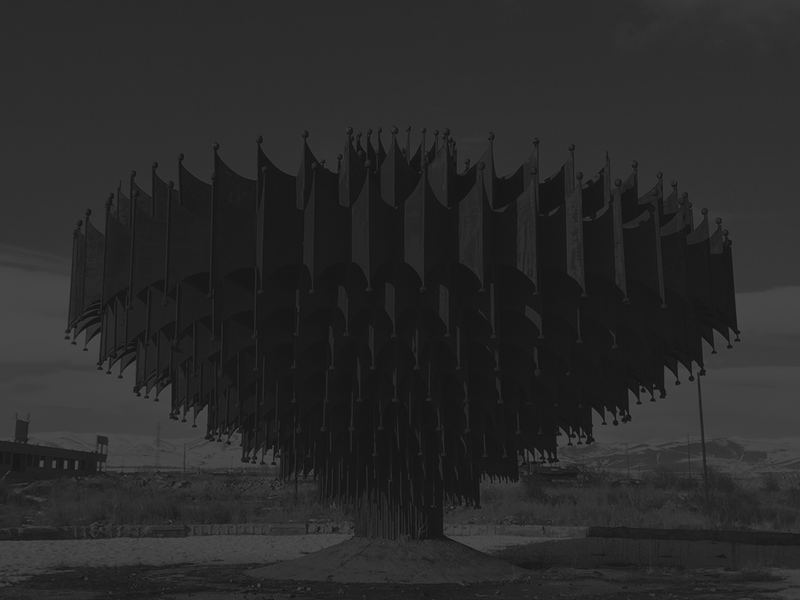
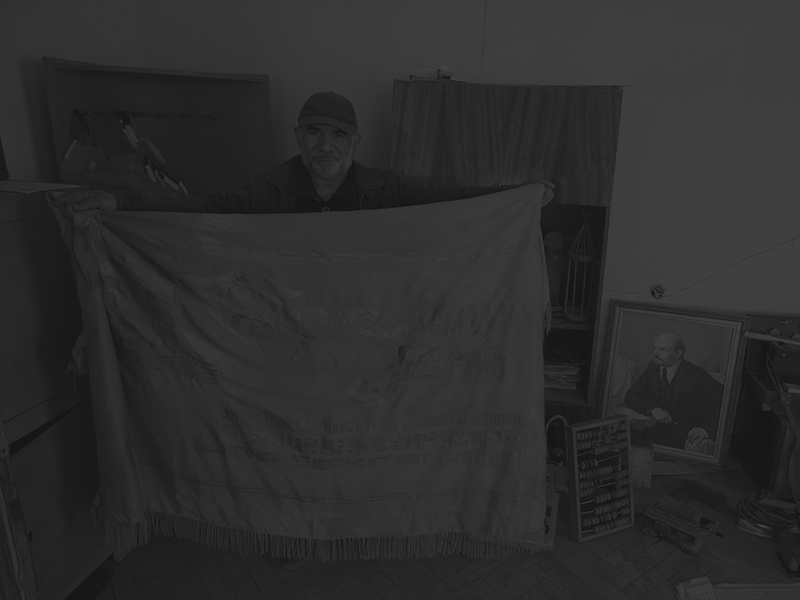
The second (800, 600) image is a revision of the first. Changes to its layers:
renamed "monumental-iron-fountain" to "IMG_8954", painted on it over [0, 0, 800, 600]
